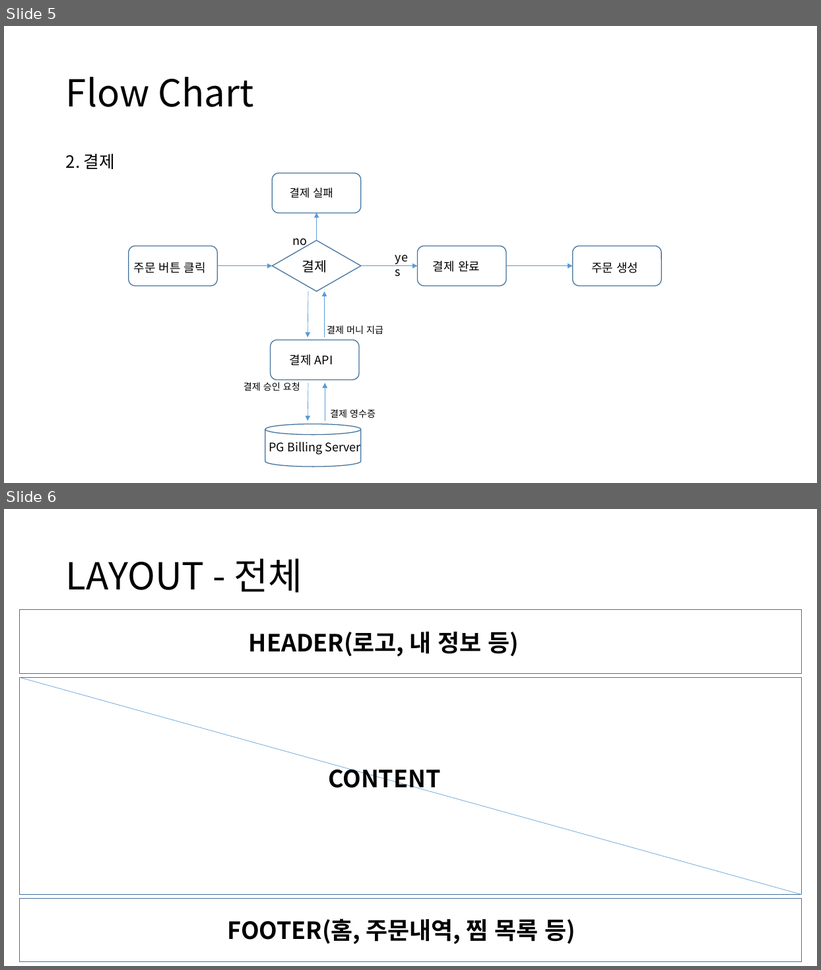
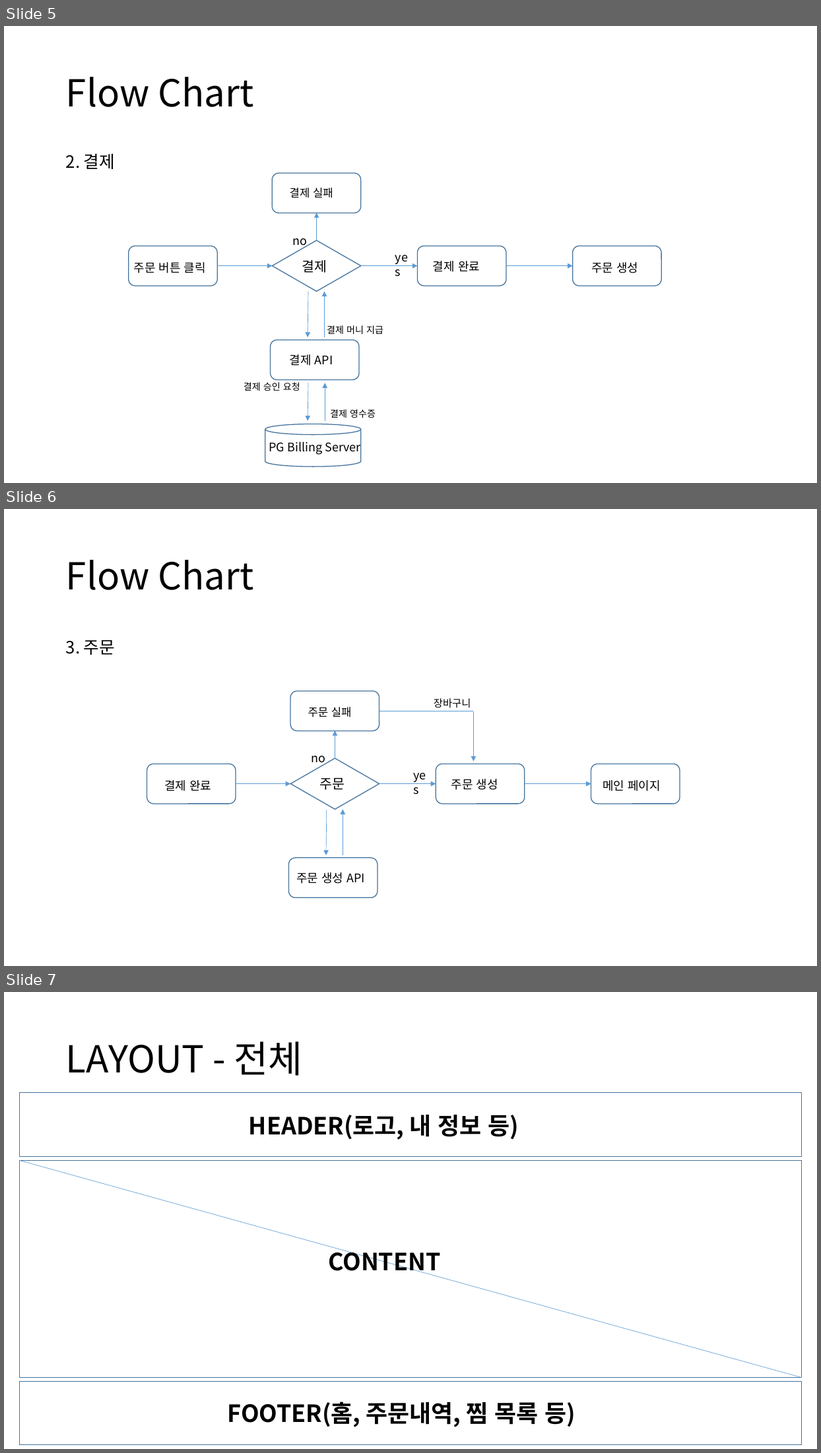
Before and after one commit to Camelllia/BaeminApplication, a slide deck: 202131205_김승진_실무게임프로그래밍_기획서.pptx. Shown one above the other, each under a label of ours: slides 5 and 6 before the commit, slides 5, 6 and 7 after it. The pictures are 821x970 and 821x1453 pixels, drawn with LibreOffice and Linux fonts; fonts in the diff are those of the drawing. Boxes give left, top, right and bottom in pixels: in the first picture for what was removed or moved away, otherwise in the second. Text is boxed around its words. In the diff, an @@ line names an element or a change of style, - is before the commit and + after.

```diff
--- a/202131205_김승진_실무게임프로그래밍_기획서.pptx
+++ b/202131205_김승진_실무게임프로그래밍_기획서.pptx
@@ slide 6 added at [4,509,817,966], background #FFFFFF @@
@@ title added at [66,560,253,590], 44 pt, text #000000 @@
+Flow Chart
@@ text added at [66,640,115,655], 20 pt, text #000000 @@
+3. 주문
@@ rounded rectangle added at [290,691,380,731], fill #FFFFFF, outline #43739E 1 pt @@
@@ text added at [434,698,471,708], 12 pt, text #000000 @@
+장바구니
@@ text added at [308,707,352,718], 13 pt, text #000000 @@
+주문 실패
@@ line added from (379, 711) to (474, 711), #5B9BD5 0.5 pt @@
@@ arrow added from (474, 712) to (474, 762), #5B9BD5 0.5 pt @@
@@ arrow added from (335, 758) to (335, 731), #5B9BD5 0.5 pt @@
@@ rounded rectangle added at [147,764,236,803], fill #FFFFFF, outline #43739E 1 pt @@
@@ diamond added at [290,758,379,810], fill #FFFFFF, outline #43739E 1 pt @@
@@ text added at [311,756,325,766], 14 pt, text #000000 @@
+no
@@ text added at [408,765,438,786], 14 pt, text #000000 @@
+yes
@@ rounded rectangle added at [436,764,525,803], fill #FFFFFF, outline #43739E 1 pt @@
@@ rounded rectangle added at [591,764,680,803], fill #FFFFFF, outline #43739E 1 pt @@
@@ text added at [164,780,211,791], 14 pt, text #000000 @@
+결제 완료
@@ arrow added from (236, 784) to (290, 784), #5B9BD5 0.5 pt @@
@@ text added at [319,778,345,790], 16 pt, text #000000 @@
+주문
@@ arrow added from (379, 784) to (436, 784), #5B9BD5 0.5 pt @@
@@ text added at [451,779,498,790], 14 pt, text #000000 @@
+주문 생성
@@ arrow added from (525, 784) to (591, 784), #5B9BD5 0.5 pt @@
@@ text added at [603,780,661,791], 14 pt, text #000000 @@
+메인 페이지
@@ arrow added from (327, 810) to (326, 855), #5B9BD5 0.5 pt @@
@@ arrow added from (343, 855) to (343, 810), #5B9BD5 0.5 pt @@
@@ rounded rectangle added at [289,858,378,898], fill #FFFFFF, outline #43739E 1 pt @@
@@ text added at [296,873,366,884], 14 pt, text #000000 @@
+주문 생성 API
@@ what was slide 6 is now slide 7 @@
```
Also in this commit, not shown: 3 slides changed, 6 other slides added, 1 slide removed, 4 other files.
